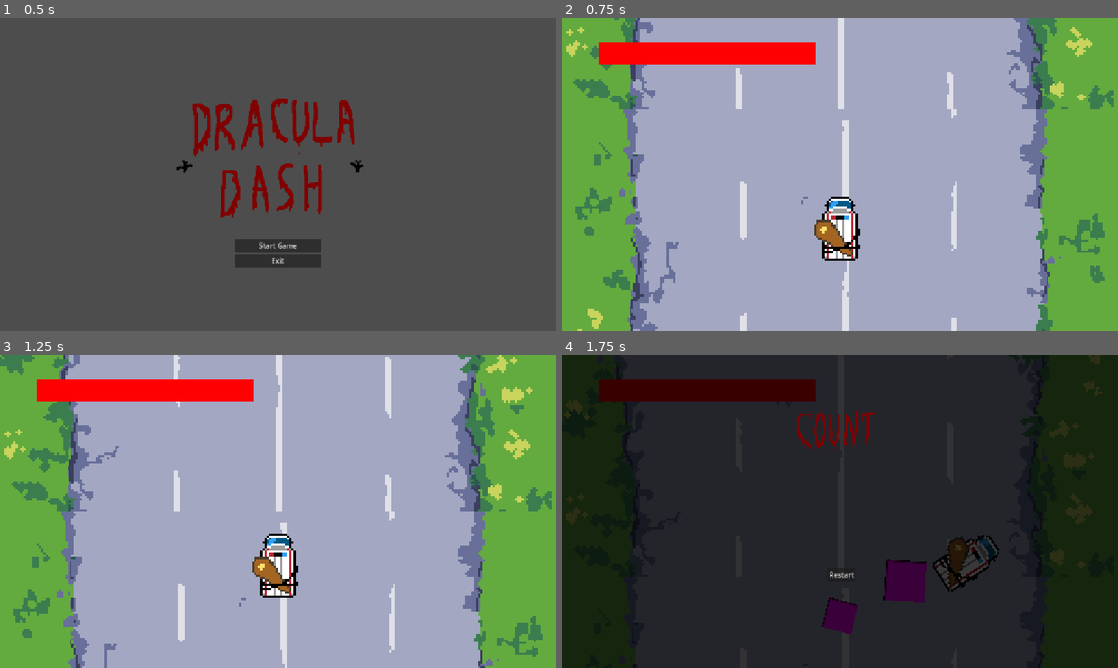
Above: before the commit, frames 1-4 (two rows, left to right).
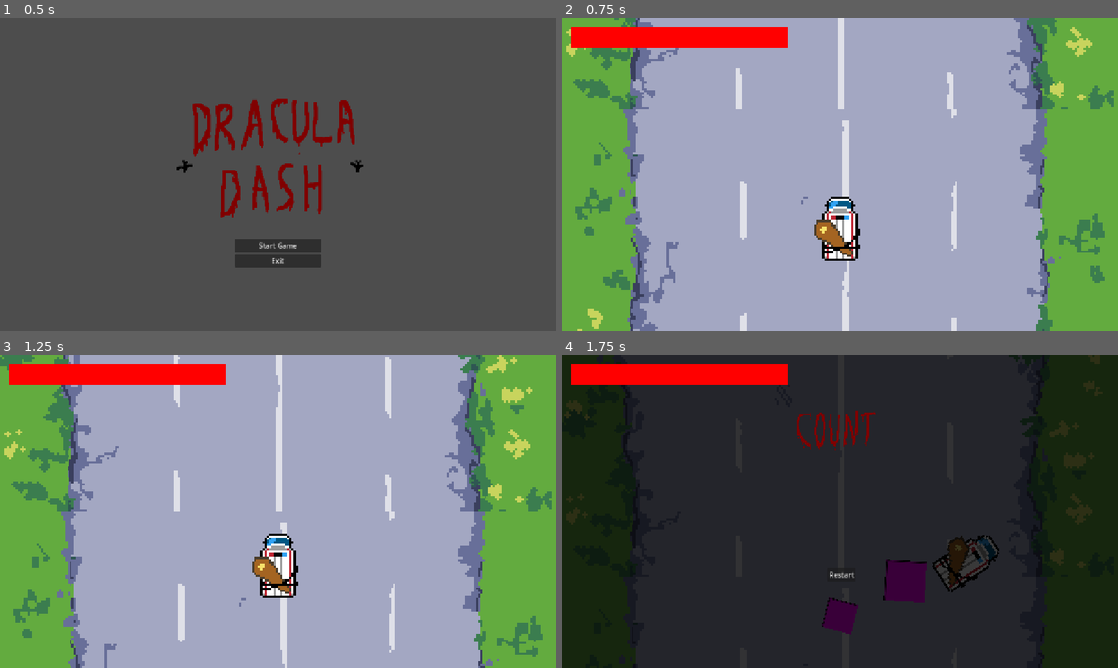
Above: after the commit, the same moments.

Repository: danielcannell/dracula-dash
Game: Godot game, scene res://scenes/title.tscn
Two runs of this game, one before a commit and one after it. Both use one fixed random seed, a clock stepped at 60 frames per second and the inputs below.
Inputs (mouse positions are in pixels of both pictures, inside the frame that each line leads up to):
- Up to frame 1 (0.5 s): no input
- Up to frame 2 (0.75 s): click "Start Game" at 0.5 s
- Up to frame 3 (1.25 s): no input
- Up to frame 4 (1.75 s): tap Enter (ui_accept) at 1.25, 1.52 s; move the mouse to (962, 495) at 1.27 s; hold Right (turn_right) from 1.28 s (still down); tap X at 1.35 s; click (962, 495) at 1.42 s

Frame 1 is identical in both runs. In frame 2, 4.2% of the frame differs, in the area x 1-46%, y 2-15%; in frame 3, 4.2%; in frame 4, 4.8%.

Commit message:
Fix HUD positioning on different screen sizes

Diff:
--- a/scenes/main.gd
+++ b/scenes/main.gd
@@ -3,8 +3,6 @@
 
 # Called when the node enters the scene tree for the first time.
 func _ready() -> void:
-	if DisplayServer.is_touchscreen_available():
-		$VirtualJoystick.visible = true
 	print("Joystick: ", Input.get_joy_name(0))
 
 
--- a/scenes/main.tscn
+++ b/scenes/main.tscn
@@ -9,6 +9,7 @@
 [ext_resource type="Script" uid="uid://cgynn8mbyg10c" path="res://scenes/splat_spawner.gd" id="6_o6xl0"]
 [ext_resource type="PackedScene" uid="uid://b3u2bjsc67og3" path="res://scenes/obstacle.tscn" id="6_tefeu"]
 [ext_resource type="PackedScene" uid="uid://b06ix0lf0wpck" path="res://scenes/splat.tscn" id="7_tipki"]
+[ext_resource type="Script" uid="uid://cyo43npdhvip7" path="res://scripts/virtual_joystick.gd" id="9_choun"]
 
 [node name="Main" type="Node" unique_id=197559345]
 script = ExtResource("1_0wfyh")
@@ -27,25 +28,6 @@
 
 [node name="Camera2D" type="Camera2D" parent="." unique_id=930041559]
 
-[node name="VirtualJoystick" type="VirtualJoystick" parent="." unique_id=565028087]
-visible = false
-anchors_preset = 7
-anchor_left = 0.5
-anchor_top = 1.0
-anchor_right = 0.5
-anchor_bottom = 1.0
-offset_left = -660.0
-offset_top = -554.0
-offset_right = -620.0
-offset_bottom = -514.0
-grow_horizontal = 2
-grow_vertical = 0
-joystick_size = 200.0
-action_left = &"turn_left"
-action_right = &"turn_right"
-action_up = &""
-action_down = &""
-
 [node name="Death" parent="." unique_id=623993836 instance=ExtResource("5_tbgi4")]
 
 [node name="ObstacleSpawner" type="Node2D" parent="." unique_id=1843616111]
@@ -54,24 +36,43 @@
 
 [node name="SpawnTimer" type="Timer" parent="ObstacleSpawner" unique_id=1934615549]
 
-[node name="UI" type="Control" parent="." unique_id=734612310]
+[node name="CanvasLayer" type="CanvasLayer" parent="." unique_id=1327321930]
+
+[node name="UI" type="Control" parent="CanvasLayer" unique_id=734612310]
 layout_mode = 3
 anchors_preset = 15
 anchor_right = 1.0
 anchor_bottom = 1.0
-offset_left = -576.0
-offset_top = -324.0
-offset_right = -576.0
-offset_bottom = -324.0
 grow_horizontal = 2
 grow_vertical = 2
+mouse_filter = 2
 
-[node name="Healthbar" parent="UI" unique_id=1354114413 instance=ExtResource("4_jyhfs")]
-layout_mode = 0
+[node name="Healthbar" parent="CanvasLayer/UI" unique_id=1354114413 instance=ExtResource("4_jyhfs")]
+layout_mode = 1
 offset_left = 20.0
 offset_top = 20.0
 offset_right = 520.0
 offset_bottom = 70.0
 
-[connection signal="blood" from="Dracula" to="UI/Healthbar" method="set_health"]
+[node name="VirtualJoystick" type="VirtualJoystick" parent="CanvasLayer/UI" unique_id=565028087]
+layout_mode = 1
+anchors_preset = 7
+anchor_left = 0.5
+anchor_top = 1.0
+anchor_right = 0.5
+anchor_bottom = 1.0
+offset_left = -19.0
+offset_top = -161.0
+offset_right = 21.0
+offset_bottom = -121.0
+grow_horizontal = 2
+grow_vertical = 0
+joystick_size = 200.0
+action_left = &"turn_left"
+action_right = &"turn_right"
+action_up = &""
+action_down = &""
+script = ExtResource("9_choun")
+
+[connection signal="blood" from="Dracula" to="CanvasLayer/UI/Healthbar" method="set_health"]
 [connection signal="dead" from="Dracula" to="Death" method="_on_death"]
--- /dev/null
+++ b/scripts/virtual_joystick.gd
@@ -0,0 +1,5 @@
+extends VirtualJoystick
+
+
+func _ready() -> void:
+	visible = DisplayServer.is_touchscreen_available()
Not shown, added: scripts/virtual_joystick.gd.uid
